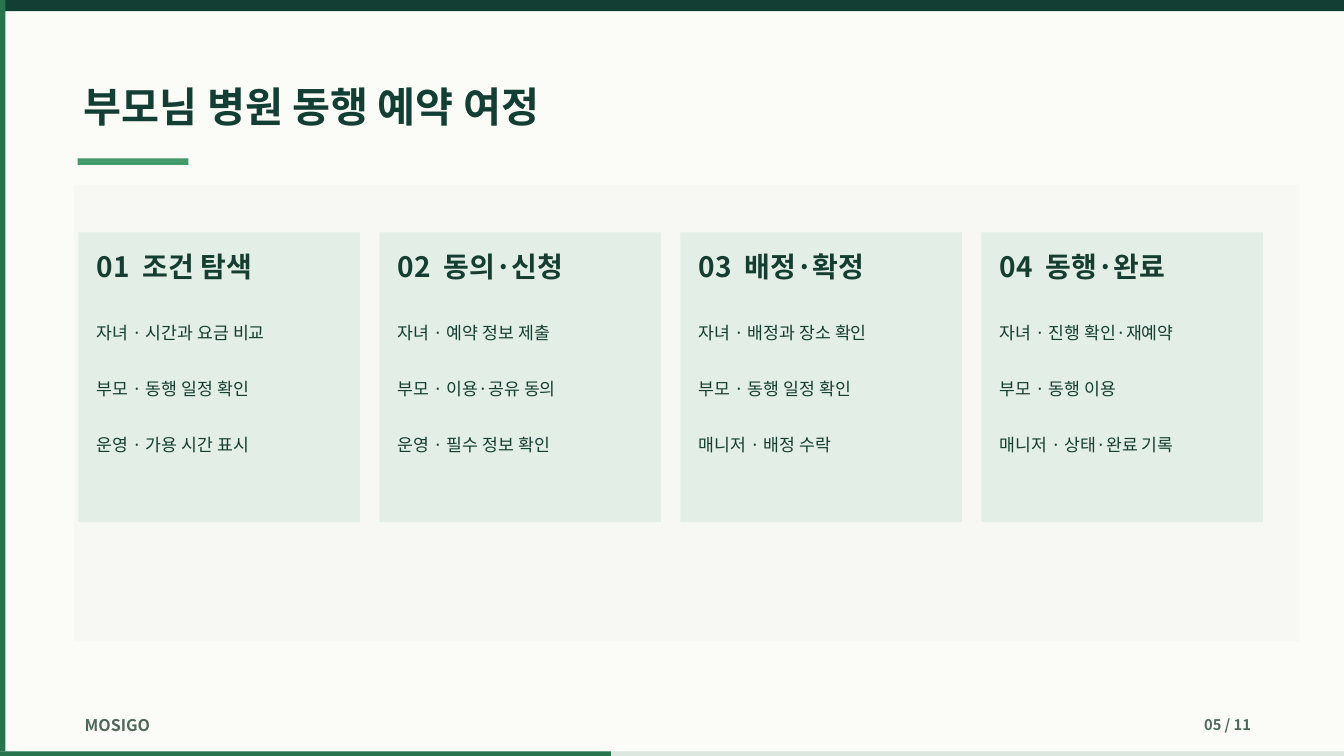
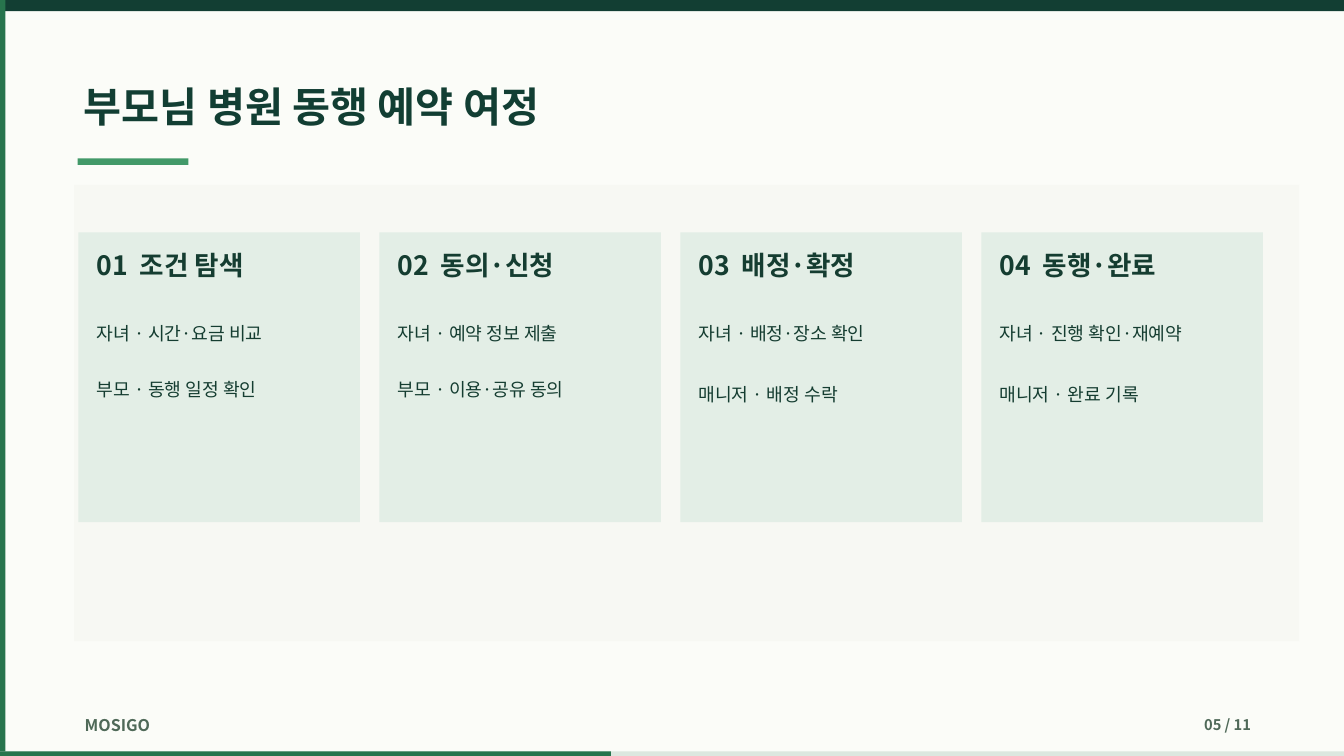
Before and after one commit to dohyunkimmm/mosigo-case-study, a slide deck: slide 5 of downloads/mosigo_report.pptx. Drawn at 1344x756 pixels with LibreOffice and Linux fonts; fonts in the diff are those of the drawing. Boxes give left, top, right and bottom in pixels: in the first picture for what was removed or moved away, otherwise in the second. Text is boxed around its words. In the diff, an @@ line names an element or a change of style, - is before the commit and + after.

Commit message:
본문과 발표자료의 정보 밀도 개선 (#204)
* 사업기획서 9·10·18·19쪽의 판단과 근거 배치 정리

* 본문과 발표자료의 정보 밀도 개선

* 예약 여정 카드 폭·글꼴 검사를 변경된 배치와 동기화

```diff
--- a/downloads/mosigo_report.pptx
+++ b/downloads/mosigo_report.pptx
@@ size 20 to 19 pt in 4 elements at box(97, 252, 244, 278), box(398, 252, 554, 278), box(699, 252, 855, 278), box(1000, 252, 1156, 278) @@
@@ text at box(97, 325, 262, 342): text changed; size 12.3 to 13 pt @@
-자녀 · 시간과 요금 비교
+자녀 · 시간·요금 비교
@@ text at box(699, 325, 864, 342): text changed; size 12.3 to 13 pt @@
-자녀 · 배정과 장소 확인
+자녀 · 배정·장소 확인
@@ size 12.3 to 13 pt in 5 elements at box(97, 381, 256, 398), box(398, 325, 557, 342), box(398, 381, 563, 398), box(1000, 325, 1183, 342), box(699, 386, 837, 403) @@
@@ text "매니저 · 배정 수락": place and size @@
-text "매니저 · 배정 수락" at box(699, 436, 831, 453)
+text "매니저 · 배정 수락" at box(699, 386, 837, 403)
@@ text removed at box(699, 380, 851, 397) @@
-부모 · 동행 일정 확인
@@ text at box(1000, 386, 1138, 403): text changed; size 12.3 to 13 pt @@
-매니저 · 상태·완료 기록
+매니저 · 완료 기록
@@ text removed at box(1000, 380, 1116, 397) @@
-부모 · 동행 이용
@@ text removed at box(97, 436, 249, 453) @@
-운영 · 가용 시간 표시
@@ text removed at box(398, 436, 550, 453) @@
-운영 · 필수 정보 확인
```
Also in this commit, not shown: 2 other slides changed, 26 other files.
